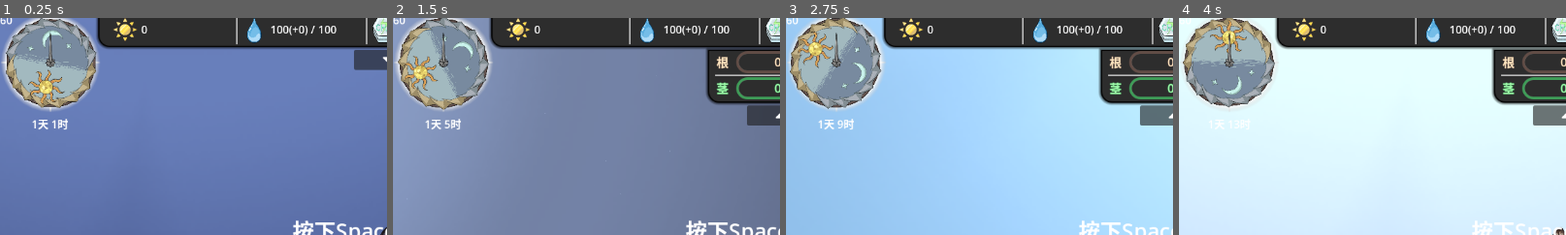
Above: before the commit, frames 1-4 (left to right).
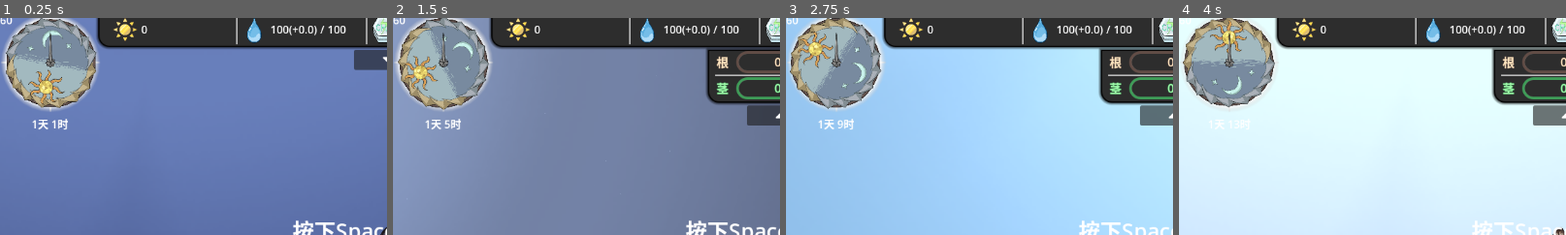
Above: after the commit, the same moments.

Repository: DeanNevan/RootsOfLife
Game: Godot game, scene res://src/main/MainGame/MainGame.tscn
Two runs of this game, one before a commit and one after it. Both use one fixed random seed, a clock stepped at 60 frames per second and the inputs below. The engine's default icon, where the game draws it, is replaced by a stand-in: a white triangle on a blue panel in a dark square.
Inputs (mouse positions are % of the whole screen's width and height, from its top left):
- Up to frame 1 (0.25 s): no input
- Up to frame 2 (1.5 s): click (50, 11) at 0.5 s; click "设置" at 1.25 s
- Up to frame 3 (2.75 s): tap Enter at 2 s; drag from (50, 50) to (93, 4) at 2.02 s
- Up to frame 4 (4 s): drag from (50, 50) to (93, 4) at 2.77 s; move the mouse to (50, 50) at 3.52 s; hold D (view_right) from 3.53 s (still down); tap E at 3.6 s; click (50, 50) at 3.67 s
The pictures show only the part of the screen within x 0-50%, y 1-51%; the shares and areas given below are measured in that part.

The runs differ from the first frame. In frame 1, 0.3% of the frame differs, in the area x 78-90%, y 3-9%; in frame 2, 0.3%; in frame 3, 0.3%; in frame 4, 0.3%.

Commit message:
完成泥土的效果

Diff:
--- a/src/main/MainGame/MainGameUI/ContainerWater/ContainerWater.gd
+++ b/src/main/MainGame/MainGameUI/ContainerWater/ContainerWater.gd
@@ -14,7 +14,7 @@
 	pass
 
 func _on_water_data_changed():
-	var change_speed_str := str(Data.water.get_change_speed())
+	var change_speed_str := str(Data.water.get_change_speed()).pad_decimals(1)
 	if Data.water.get_change_speed() >= 0:
 		change_speed_str = "+" + change_speed_str
 	_LabelWater.text = "%d(%s)" % [
--- a/src/main/PlantElement/Leaf/Leaf.gd
+++ b/src/main/PlantElement/Leaf/Leaf.gd
@@ -39,7 +39,7 @@
 	return false
 
 func check_building_collsion() -> bool:
-	print(in_detect_area_objects)
+	#print(in_detect_area_objects)
 	for i in in_detect_area_objects:
 		if i is StemLine or i is TerrainBarrier or i is RootsLine or i is Leaf or i is StorageRoots:
 			return false
--- a/src/main/PlantElement/StorageRoots/StorageRoots.gd
+++ b/src/main/PlantElement/StorageRoots/StorageRoots.gd
@@ -18,7 +18,7 @@
 	return false
 
 func check_building_collsion() -> bool:
-	print(in_detect_area_objects)
+	#print(in_detect_area_objects)
 	for i in in_detect_area_objects:
 		if i is StemLine or i is TerrainBarrier or i is RootsLine or i is Leaf or i is StorageRoots:
 			return false
--- a/src/main/Terrain/TerrainDirt/TerrainDirt.gd
+++ b/src/main/Terrain/TerrainDirt/TerrainDirt.gd
@@ -1,7 +1,12 @@
 extends Terrain
 class_name TerrainDirt
 
-var water_per_hour := 0
+var water_per_hour := 0.0
+
+var effect := 0.0
+var total_length_roots_line := 0.0
+
+var in_area_roots_lines := []
 
 func _init():
 	hint_title = "泥土"
@@ -15,3 +20,50 @@
 # Called every frame. '_delta' is the elapsed time since the previous frame.
 func _process(_delta):
 	pass
+
+func update_effect():
+	Data.water.increase_speed -= effect
+	effect = 0
+	total_length_roots_line = 0
+	for i in in_area_roots_lines:
+		#if i.status == RootsLine.Status.NORMAL:
+		var line_points : PackedVector2Array = i.points
+		if line_points.size() < 2:
+			continue
+#		var vector : Vector2 = line_points[1] - line_points[0]
+#		line_points.insert(0, line_points[0] + vector.normalized() * 10000)
+#		vector = line_points[line_points.size() - 1] - line_points[line_points.size() - 2]
+#		line_points.append(line_points[0] + vector.normalized() * 10000)
+		var result : Array = Geometry2D.intersect_polyline_with_polygon(line_points, polygon)
+		for j in result:
+			total_length_roots_line += Global.get_polyline_length(j)
+	effect = total_length_roots_line / 100.0 * water_per_hour
+	Data.water.increase_speed += effect
+
+
+func _on_area_terrain_area_entered(area):
+	var object : Object = area
+	if area is DetectArea2D:
+		object = area.object
+	if object is RootsLine:
+		in_area_roots_lines.append(object)
+		if !object.is_connected("changed", _on_roots_line_changed):
+			object.connect("changed", _on_roots_line_changed)
+		update_effect()
+	pass # Replace with function body.
+
+
+func _on_area_terrain_area_exited(area):
+	var object : Object = area
+	if area is DetectArea2D:
+		object = area.object
+	if object is RootsLine:
+		in_area_roots_lines.erase(object)
+		if object.is_connected("changed", _on_roots_line_changed):
+			object.disconnect("changed", _on_roots_line_changed)
+		update_effect()
+	pass # Replace with function body.
+
+func _on_roots_line_changed(roots_line : RootsLine):
+	update_effect()
+	pass
--- a/src/main/Terrain/TerrainDirt/TerrainDirt.tscn
+++ b/src/main/Terrain/TerrainDirt/TerrainDirt.tscn
@@ -1,10 +1,20 @@
-[gd_scene load_steps=3 format=3 uid="uid://cfrslkhweko36"]
+[gd_scene load_steps=4 format=3 uid="uid://cfrslkhweko36"]
 
 [ext_resource type="PackedScene" uid="uid://dvxdv67d6qxaa" path="res://src/main/Terrain/Terrain.tscn" id="1_snhym"]
 [ext_resource type="Script" path="res://src/main/Terrain/TerrainDirt/TerrainDirt.gd" id="2_v4yr5"]
 
+[sub_resource type="OccluderPolygon2D" id="OccluderPolygon2D_qqp6e"]
+resource_local_to_scene = true
+polygon = PackedVector2Array(0, 0, 0, 0, 0, 0)
+
 [node name="TerrainDirt" instance=ExtResource("1_snhym")]
 script = ExtResource("2_v4yr5")
 
+[node name="LightOccluder" parent="." index="0"]
+occluder = SubResource("OccluderPolygon2D_qqp6e")
+
 [node name="PolygonTexture" parent="." index="1"]
 texture_repeat = 2
+
+[connection signal="area_entered" from="AreaTerrain" to="." method="_on_area_terrain_area_entered"]
+[connection signal="area_exited" from="AreaTerrain" to="." method="_on_area_terrain_area_exited"]
--- a/src/main/Terrain/TerrainDirt/TerrainDirtS/TerrainDirtS.tscn
+++ b/src/main/Terrain/TerrainDirt/TerrainDirtS/TerrainDirtS.tscn
@@ -1,11 +1,18 @@
-[gd_scene load_steps=3 format=3 uid="uid://vifwxdhmx1cx"]
+[gd_scene load_steps=4 format=3 uid="uid://vifwxdhmx1cx"]
 
 [ext_resource type="PackedScene" uid="uid://cfrslkhweko36" path="res://src/main/Terrain/TerrainDirt/TerrainDirt.tscn" id="1_2yi8n"]
 [ext_resource type="Script" path="res://src/main/Terrain/TerrainDirt/TerrainDirtS/TerrainDirtS.gd" id="2_s2jqq"]
+
+[sub_resource type="OccluderPolygon2D" id="OccluderPolygon2D_hq0u8"]
+resource_local_to_scene = true
+polygon = PackedVector2Array(0, 0, 0, 0, 0, 0)
 
 [node name="TerrainDirtS" instance=ExtResource("1_2yi8n")]
 color = Color(0.858824, 0.74902, 0.529412, 1)
 script = ExtResource("2_s2jqq")
 
+[node name="LightOccluder" parent="." index="0"]
+occluder = SubResource("OccluderPolygon2D_hq0u8")
+
 [node name="PolygonTexture" parent="." index="1"]
 color = Color(0.858824, 0.74902, 0.529412, 1)
--- a/src/main/TreeLike/TreeLikeLine.gd
+++ b/src/main/TreeLike/TreeLikeLine.gd
@@ -1,5 +1,7 @@
 extends Line2D
 class_name TreeLikeLine
+
+signal changed(line)
 
 enum Status {
 	BUILDING,
@@ -108,6 +110,7 @@
 		var length = points[points.size() - 1].distance_to(points[points.size() - 2])
 		widen(length)
 		_Fog.defog(points)
+	emit_signal("changed", self)
 	return true
 
 func widen(added_thickness):
--- a/src/main/autoload/Global.gd
+++ b/src/main/autoload/Global.gd
@@ -15,6 +15,13 @@
 }
 
 var fog_thickness = 200
+
+func get_polyline_length(polyline : PackedVector2Array) -> float:
+	var length := 0.0
+	if polyline.size() >= 2:
+		for i in polyline.size() - 1:
+			length += (polyline[i + 1] - polyline[i]).length()
+	return length
 
 func convert_target_position(target : Node2D, local_pos : Vector2 = Vector2()) -> Vector2:
 	return convert_target_position2(target.get_viewport_transform(), target.get_global_transform(), local_pos)
